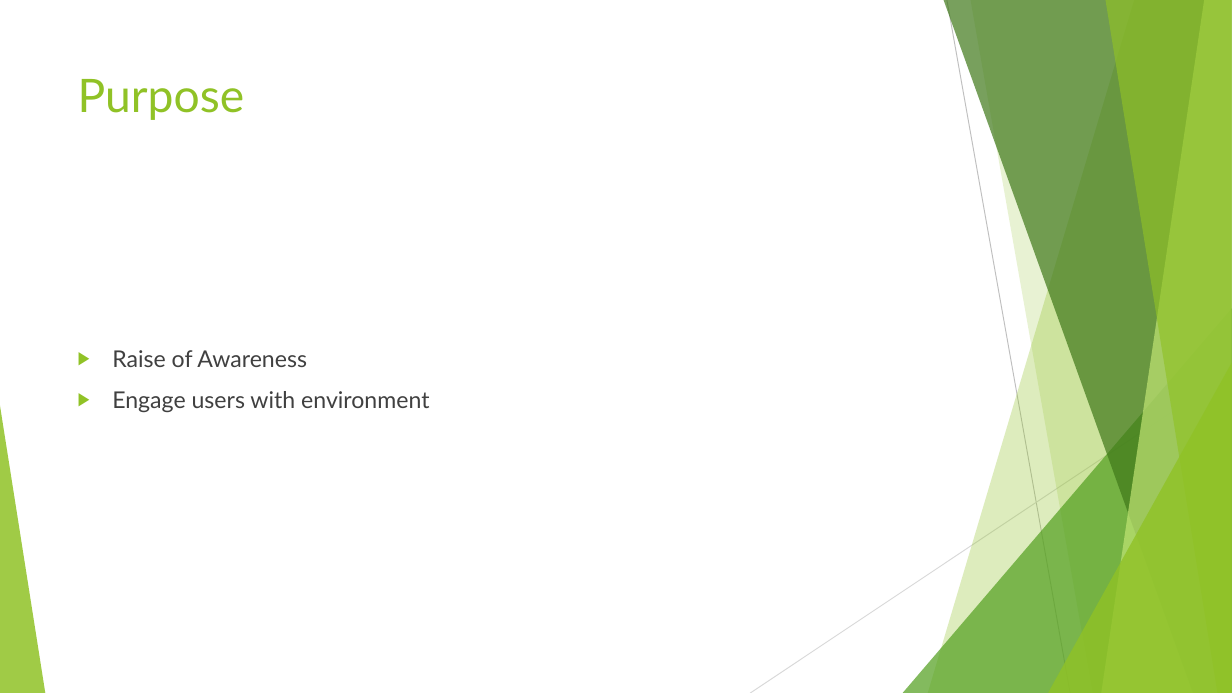
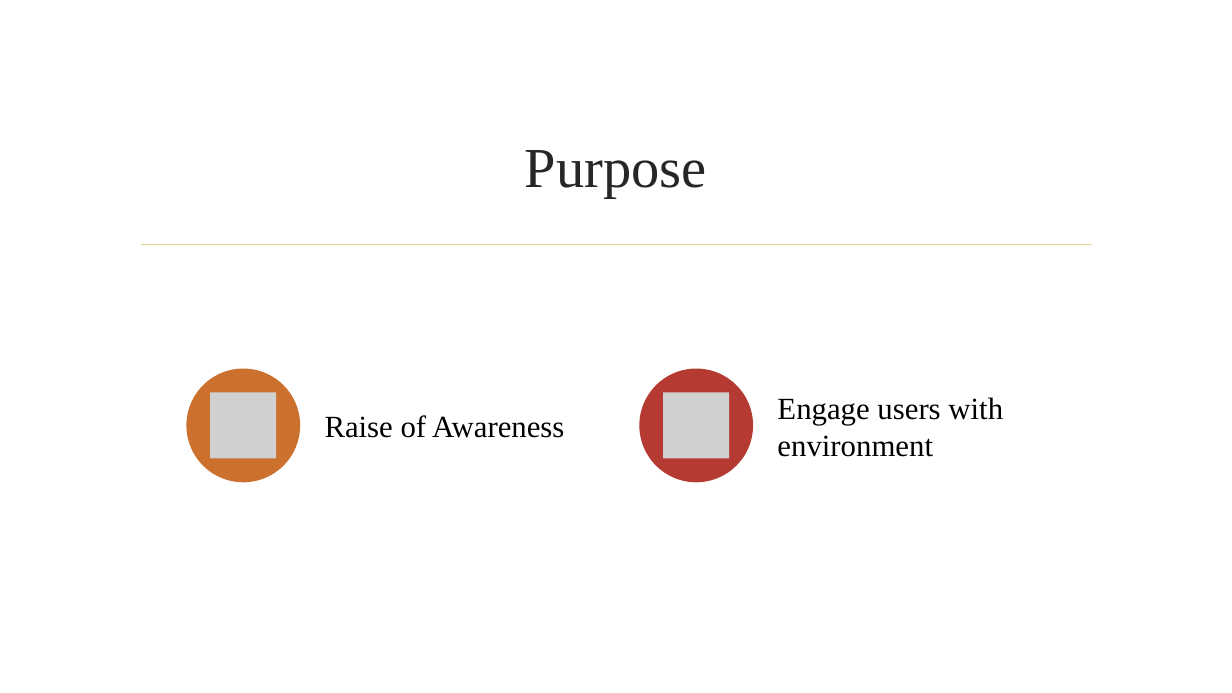
Before and after one commit to trujivan/MAPredict, a slide deck: slide 2 of welcome/Presentation 9.pptx (slide 4 before the commit). Drawn at 1232x693 pixels with LibreOffice and Linux fonts; fonts in the diff are those of the drawing; grey boxes stand for pictures; background and template pictures are left out. Boxes give left, top, right and bottom in pixels: in the first picture for what was removed or moved away, otherwise in the second. Text is boxed around its words. In the diff, an @@ line names an element or a change of style, - is before the commit and + after.

```diff
--- a/welcome/Presentation 9.pptx
+++ b/welcome/Presentation 9.pptx
@@ title "Purpose": place and size @@
-title "Purpose" at (78,79,245,120)
+title "Purpose" at (525,150,707,198)
@@ title "Purpose" at (525,150,707,198): size 36 to 44 pt, font Lato to Times New Roman, text colour #90C226 to #262626; alignment left to centre; vertical alignment top to middle @@
@@ line added from (141, 245) to (1092, 245), #E8D191 1.25 pt @@
@@ text removed at (112,350,429,412) @@
-▶ Raise of Awareness
-▶ Engage users with environment
@@ group removed at (0,0,1232,693): 5 freeform shapes, 3 triangles, 2 lines @@
@@ group added at (187,369,1003,482): 2 ellipses, 2 pictures, 2 texts @@
+Raise of Awareness
+Engage users with environment
```
Also in this commit, not shown: 3 other slides changed, 5 slides added, 2 slides removed, 1 other file.
